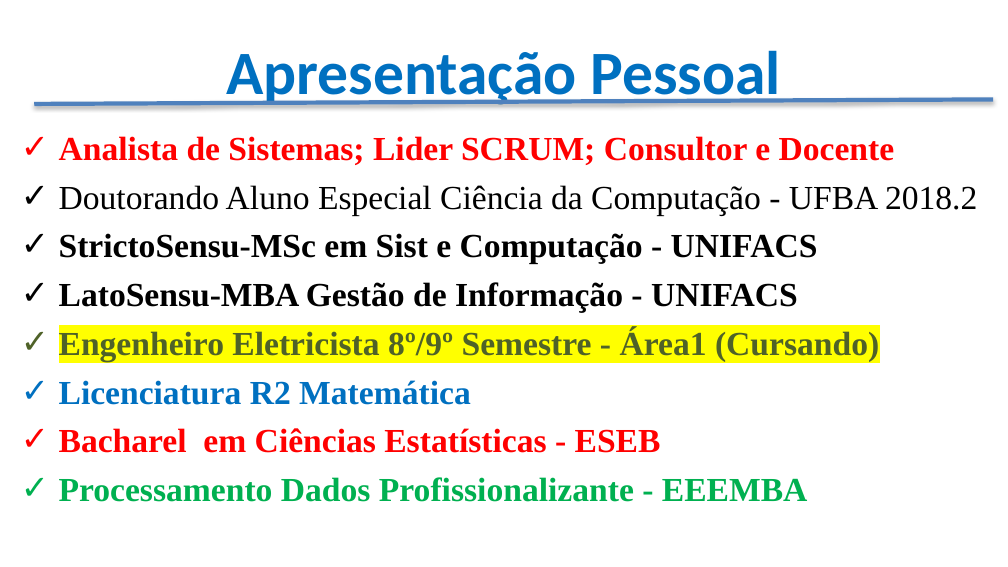
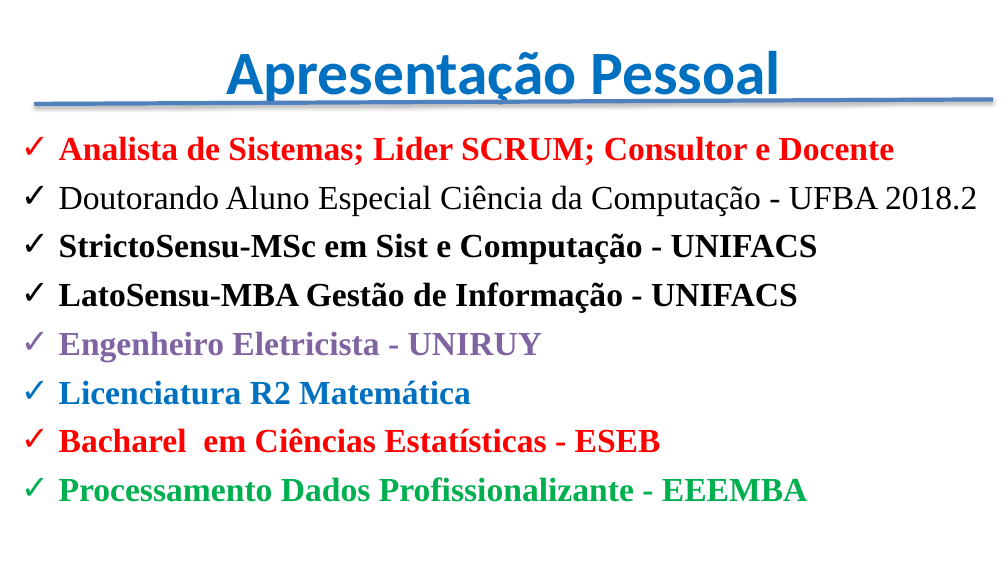
Before and after one commit to CloudEducationBrazil/WydenPythonParadigmas, a slide deck: slide 3 of Apresentação - Programação Python.pptx. Drawn at 1008x567 pixels with LibreOffice and Linux fonts; fonts in the diff are those of the drawing; background and template pictures are left out. Boxes give left, top, right and bottom in pixels: in the first picture for what was removed or moved away, otherwise in the second. Text is boxed around its words. In the diff, an @@ line names an element or a change of style, - is before the commit and + after.

```diff
--- a/Apresentação - Programação Python.pptx
+++ b/Apresentação - Programação Python.pptx
@@ text at <box>59,331,542,361</box>: text changed; text colour #4F6228 to #8064A2 @@
-✓ Engenheiro Eletricista 8º/9º Semestre - Área1 (Cursando)
+✓ Engenheiro Eletricista - UNIRUY
```
Also in this commit, not shown: 1 other slide changed, 2 slides removed.
